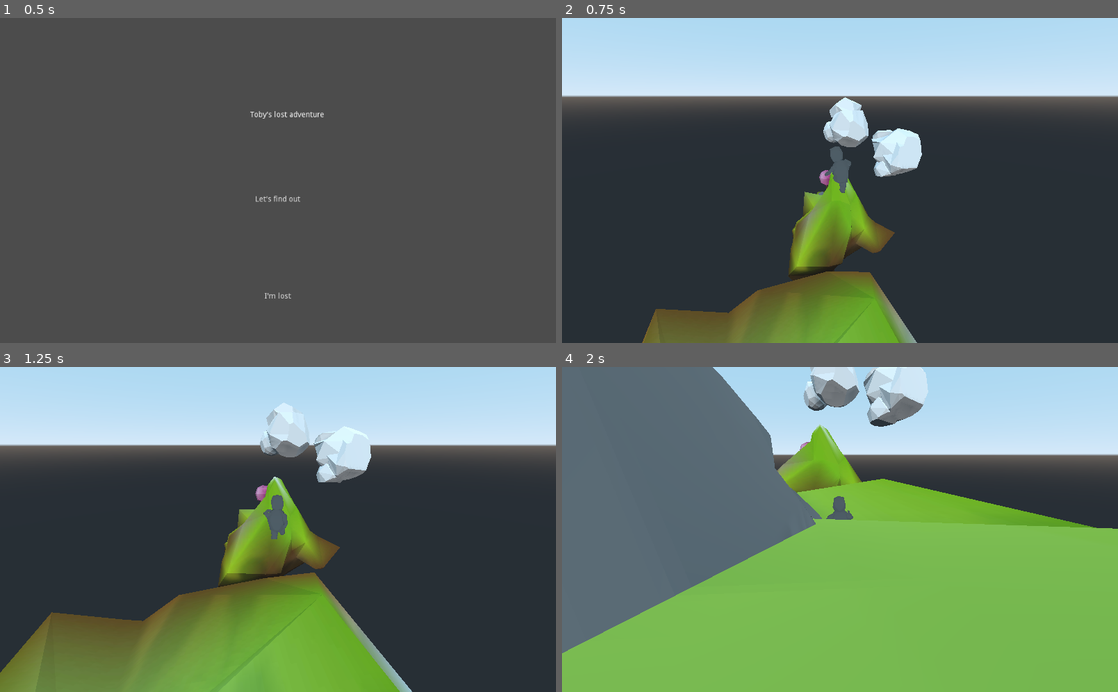
Above: before the commit, frames 1-4 (two rows, left to right).
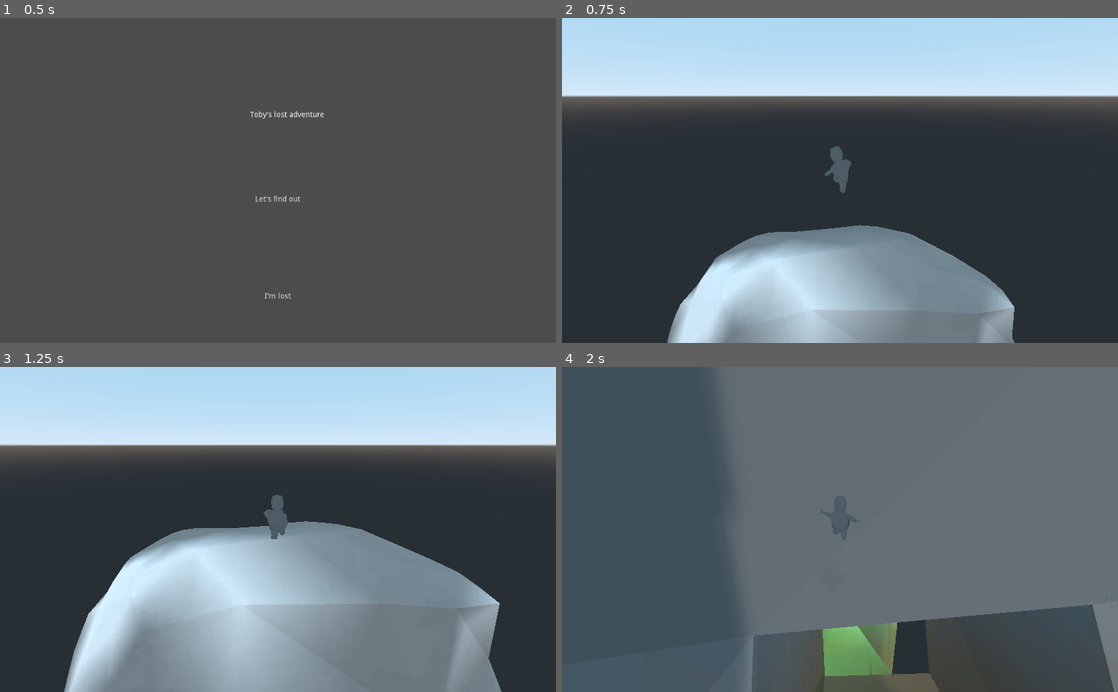
Above: after the commit, the same moments.

Repository: freskoulix/ggj-2021
Game: Godot game, scene res://scenes/RootScene.tscn
The game is run twice, just before and just after one commit, with the same random seed, the same clock (stepped at 60 frames per second) and the same inputs. Sound files missing from this copy of the repository are replaced by a short silence.
Inputs (mouse positions are in pixels of both pictures, inside the frame that each line leads up to):
- Up to frame 1 (0.5 s): no input
- Up to frame 2 (0.75 s): click "Let's find out" at 0.5 s
- Up to frame 3 (1.25 s): no input
- Up to frame 4 (2 s): move the mouse to (867, 529) at 1.27 s; hold W (move_forward) from 1.28 s (still down); tap Space (jump) at 1.52 s

Frame 1 is identical in both runs. In frame 2, 22% of the frame differs, in the area x 14-82%, y 24-100%; in frame 3, 38%; in frame 4, 91%, in the area x 0-100%, y 0-100%.

Commit message:
Fine tune Island3 placement and various improvements

Diff:
--- a/scenes/Island3.tscn
+++ b/scenes/Island3.tscn
@@ -19,13 +19,12 @@
 emission_on_uv2 = false
 
 [node name="Spatial" type="Spatial"]
+transform = Transform( 1, 0, 0, 0, 1, 0, 0, 0, 1, 0, 0, 3.76831 )
 
 [node name="RigidBody" type="RigidBody" parent="."]
-transform = Transform( 1, 0, 0, 0, 1, 0, 0, 0, 1, 0, 0, -6.94164 )
 mode = 1
 
 [node name="CollisionShape" type="CollisionShape" parent="RigidBody"]
-transform = Transform( 1, 0, 0, 0, 1, 0, 0, 0, 1, 0, 30.5975, 0 )
 shape = SubResource( 1 )
 
 [node name="MeshInstance" type="MeshInstance" parent="RigidBody/CollisionShape"]
--- a/scenes/MainScene.tscn
+++ b/scenes/MainScene.tscn
@@ -18,7 +18,7 @@
 bus = "Music"
 
 [node name="DirectionalLight" type="DirectionalLight" parent="."]
-transform = Transform( 1, 0, 0, 0, -0.939693, 0.34202, 0, -0.34202, -0.939693, 0, 20, -50 )
+transform = Transform( 1, 0, 0, 0, -0.819152, 0.573576, 0, -0.573576, -0.819152, 0, 20, -50 )
 light_energy = 0.4
 shadow_enabled = true
 
--- a/scripts/Character.gd
+++ b/scripts/Character.gd
@@ -156,6 +156,6 @@
 			return
 
 func handle_leap_of_faith(on_air, velocity_y):
-	if on_air and velocity_y <= -10:
+	if on_air and velocity_y <= -20:
 		var coordinates = player_model.global_transform.origin
 		rootScene.spawn_island(coordinates)
--- a/scripts/RootScene.gd
+++ b/scripts/RootScene.gd
@@ -3,10 +3,10 @@
 onready var mainMenu = preload("res://scenes/MainMenu.tscn").instance()
 onready var mainScene = preload("res://scenes/MainScene.tscn").instance()
 onready var islandScenes = [
-	preload("res://scenes/Island.tscn"),
-	preload("res://scenes/Island1.tscn"),
-	preload("res://scenes/Island2.tscn"),
-	preload("res://scenes/Island3.tscn"),
+	#preload("res://scenes/Island.tscn"),
+	#preload("res://scenes/Island1.tscn"),
+	#preload("res://scenes/Island2.tscn"),
+	preload("res://scenes/Island3.tscn")
 ]
 onready var islandsCollection = []
 
